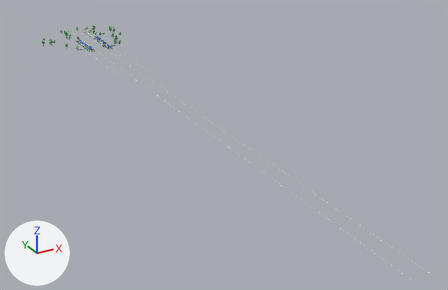
The glTF model towns/ntr.glb, before and after one commit.
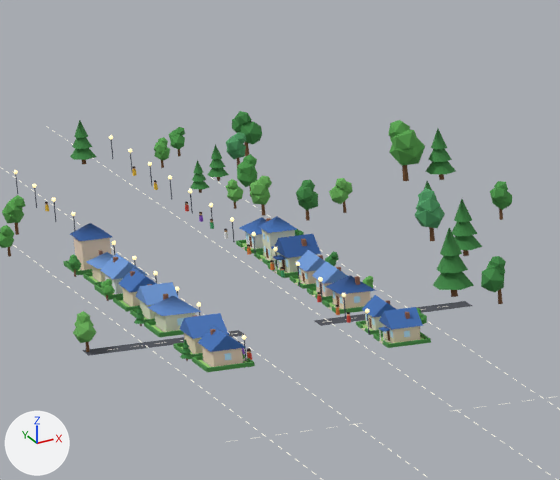
Each version appears first whole from a camera (50 mm lens) standing at (-322.0, -1107.0, 283.0) and looking at (54.0, -424.0, -59.0), and next in a close-up on the part from 15% to 28% of the width and 5% to 22% of the height. The axes (+X, +Y, +Z) are drawn at lower left. The lights are the same throughout. The first two pictures are the older version. Where no turn or scale is listed for an object, it has been applied to the vertices. Vertices at exactly the same position are counted once.
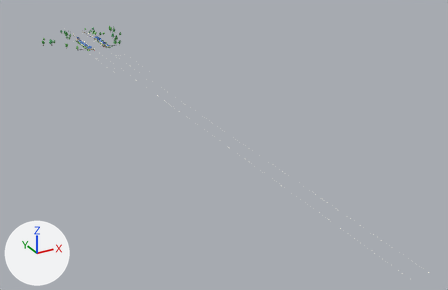
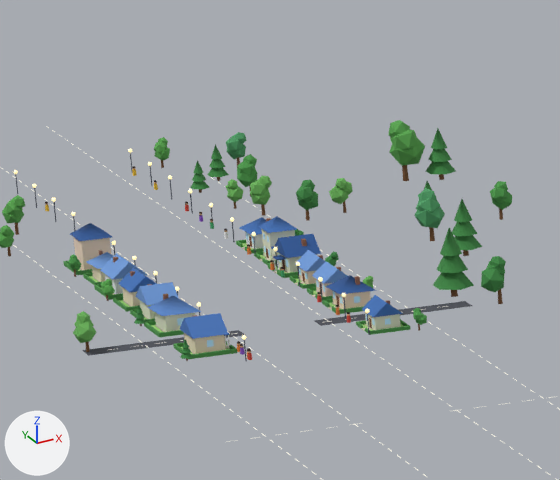
Not visible in the close-ups: 'Mesh_3.029', 'Mesh_4.014', 'Mesh_6.026', 'Mesh_10.013'.

Where the newer file only moved an object's origin or applied its transform, the numbers keep the older frame.

Changed parts and their boxes [x1, y1, x2, y2] in the close-ups (560 x 480 px):
'Mesh_19', reshaped: before [0, 111, 512, 367]; after [0, 120, 512, 360]
'Mesh_1.028', deleted: before [207, 362, 255, 372]
'Mesh_1.031', deleted: before [388, 338, 431, 348]
'Mesh_2.014', deleted: before [192, 357, 208, 372]
'Mesh_8.024', deleted: before [224, 353, 231, 360]
'Mesh_13.013', moved: before [111, 139, 113, 159]; after [130, 153, 133, 172]
'Mesh_0.014', deleted: before [199, 358, 247, 368]
'Mesh_8.027', deleted: before [404, 331, 410, 337]
'Mesh_3.030', deleted: before [373, 334, 380, 341]
'Mesh_2.015', deleted: before [420, 332, 429, 339]
'Mesh_9.013', deleted: before [405, 312, 410, 319]
'Mesh_14.019', moved: before [230, 217, 234, 222]; after [252, 232, 256, 236]
'Mesh_14.021', moved: before [273, 247, 278, 251]; after [296, 262, 300, 266]
'Mesh_1.029', deleted: before [195, 356, 203, 360]
'Mesh_14.013', moved: before [109, 135, 113, 139]; after [128, 148, 132, 153]
'Mesh_3.031', deleted: before [383, 341, 389, 348]
'Mesh_0.015', deleted: before [381, 336, 424, 344]
'Mesh_9.012', deleted: before [210, 329, 216, 335]
'Mesh_3.028', deleted: before [247, 358, 255, 364]
'Mesh_1.030', deleted: before [376, 333, 383, 337]
'Mesh_6.027', deleted: before [390, 330, 393, 338]
'Mesh_10.012', deleted (mostly hidden): before [202, 360, 212, 367]
part 1 of me_mesh_19, deleted: before [70, 111, 423, 367]

The change, as a diff of the scene's bpy script:
```diff
--- a/towns/ntr.glb.py
+++ b/towns/ntr.glb.py
@@ me_mesh_19 @@
-me_mesh_19.from_pydata(...)  # 2421 vertices, 3952 faces; spans x -75.0..75.0, y -84.0..84.0, z -6.0..6.0
+me_mesh_19.from_pydata(...)  # 2254 vertices, 3684 faces; spans x -75.0..75.0, y -81.0..72.0, z -6.0..6.0
+# me_mesh_19 part 1: 16 loose pieces with 167 vertices, spanning x -12.0..48.0, y -84.0..84.0, z -6.0..3.0, are deleted
+# other edits to the shape of me_mesh_19 do not show in these pictures
 me_mesh_19.materials.append(mat_palettematerial001)
@@ ob_mesh_0_014 @@
-ob_mesh_0_014 = bpy.data.objects.new('Mesh_0.014', me_mesh_0)
@@ ob_mesh_0_015 @@
-ob_mesh_0_015 = bpy.data.objects.new('Mesh_0.015', me_mesh_0)
@@ ob_mesh_1_028 @@
-ob_mesh_1_028 = bpy.data.objects.new('Mesh_1.028', me_mesh_1)
@@ ob_mesh_1_029 @@
-ob_mesh_1_029 = bpy.data.objects.new('Mesh_1.029', me_mesh_1)
@@ ob_mesh_1_030 @@
-ob_mesh_1_030 = bpy.data.objects.new('Mesh_1.030', me_mesh_1)
@@ ob_mesh_1_031 @@
-ob_mesh_1_031 = bpy.data.objects.new('Mesh_1.031', me_mesh_1)
@@ ob_mesh_2_014 @@
-ob_mesh_2_014 = bpy.data.objects.new('Mesh_2.014', me_mesh_2)
@@ ob_mesh_2_015 @@
-ob_mesh_2_015 = bpy.data.objects.new('Mesh_2.015', me_mesh_2)
@@ ob_mesh_3_028 @@
-ob_mesh_3_028 = bpy.data.objects.new('Mesh_3.028', me_mesh_3)
@@ ob_mesh_3_029 @@
-ob_mesh_3_029 = bpy.data.objects.new('Mesh_3.029', me_mesh_3)
@@ ob_mesh_3_030 @@
-ob_mesh_3_030 = bpy.data.objects.new('Mesh_3.030', me_mesh_3)
@@ ob_mesh_3_031 @@
-ob_mesh_3_031 = bpy.data.objects.new('Mesh_3.031', me_mesh_3)
@@ ob_mesh_4_014 @@
-ob_mesh_4_014 = bpy.data.objects.new('Mesh_4.014', me_mesh_4)
@@ ob_mesh_4_015 @@
-ob_mesh_4_015 = bpy.data.objects.new('Mesh_4.015', me_mesh_4)
@@ ob_mesh_6_026 @@
-ob_mesh_6_026 = bpy.data.objects.new('Mesh_6.026', me_mesh_6)
@@ ob_mesh_6_027 @@
-ob_mesh_6_027 = bpy.data.objects.new('Mesh_6.027', me_mesh_6)
@@ ob_mesh_7_013 @@
-ob_mesh_7_013 = bpy.data.objects.new('Mesh_7.013', me_mesh_7)
@@ ob_mesh_8_024 @@
-ob_mesh_8_024 = bpy.data.objects.new('Mesh_8.024', me_mesh_8)
@@ ob_mesh_8_027 @@
-ob_mesh_8_027 = bpy.data.objects.new('Mesh_8.027', me_mesh_8)
@@ ob_mesh_9_012 @@
-ob_mesh_9_012 = bpy.data.objects.new('Mesh_9.012', me_mesh_9)
@@ ob_mesh_9_013 @@
-ob_mesh_9_013 = bpy.data.objects.new('Mesh_9.013', me_mesh_9)
@@ ob_mesh_10_012 @@
-ob_mesh_10_012 = bpy.data.objects.new('Mesh_10.012', me_mesh_10)
@@ ob_mesh_10_013 @@
-ob_mesh_10_013 = bpy.data.objects.new('Mesh_10.013', me_mesh_10)
@@ ob_mesh_11_006 @@
-ob_mesh_11_006 = bpy.data.objects.new('Mesh_11.006', me_mesh_11)
@@ ob_mesh_11_007 @@
-ob_mesh_11_007 = bpy.data.objects.new('Mesh_11.007', me_mesh_11)
@@ ob_mesh_13_013 @@
 ob_mesh_13_013.parent = ob_node_24
-ob_mesh_13_013.location = (12.6, 84.0, 2.1)
+ob_mesh_13_013.location = (12.6, 71.0, 2.1)
 ob_mesh_13_013.scale = (2.1, 2.1, 2.1)
@@ ob_mesh_13_015 @@
 ob_mesh_13_015.parent = ob_node_24
-ob_mesh_13_015.location = (12.6, 58.0, 2.1)
+ob_mesh_13_015.location = (12.6, 45.0, 2.1)
 ob_mesh_13_015.scale = (2.1, 2.1, 2.1)
@@ ob_mesh_13_016 @@
 ob_mesh_13_016.parent = ob_node_24
-ob_mesh_13_016.location = (12.6, 45.0, 2.1)
+ob_mesh_13_016.location = (12.6, 32.0, 2.1)
 ob_mesh_13_016.scale = (2.1, 2.1, 2.1)
@@ ob_mesh_13_019 @@
 ob_mesh_13_019.parent = ob_node_24
-ob_mesh_13_019.location = (12.6, 6.0, 2.1)
+ob_mesh_13_019.location = (12.6, -7.0, 2.1)
 ob_mesh_13_019.scale = (2.1, 2.1, 2.1)
@@ ob_mesh_14_013 @@
 ob_mesh_14_013.parent = ob_node_25
-ob_mesh_14_013.location = (12.6, 84.0, 4.4)
+ob_mesh_14_013.location = (12.6, 71.0, 4.4)
 ob_mesh_14_013.scale = (0.42, 0.42, 0.42)
@@ ob_mesh_14_019 @@
 ob_mesh_14_019.parent = ob_node_25
-ob_mesh_14_019.location = (12.6, 6.0, 4.4)
+ob_mesh_14_019.location = (12.6, -7.0, 4.4)
 ob_mesh_14_019.scale = (0.42, 0.42, 0.42)
@@ ob_mesh_14_021 @@
 ob_mesh_14_021.parent = ob_node_25
-ob_mesh_14_021.location = (12.6, -20.0, 4.4)
+ob_mesh_14_021.location = (12.6, -33.0, 4.4)
 ob_mesh_14_021.scale = (0.42, 0.42, 0.42)
```
